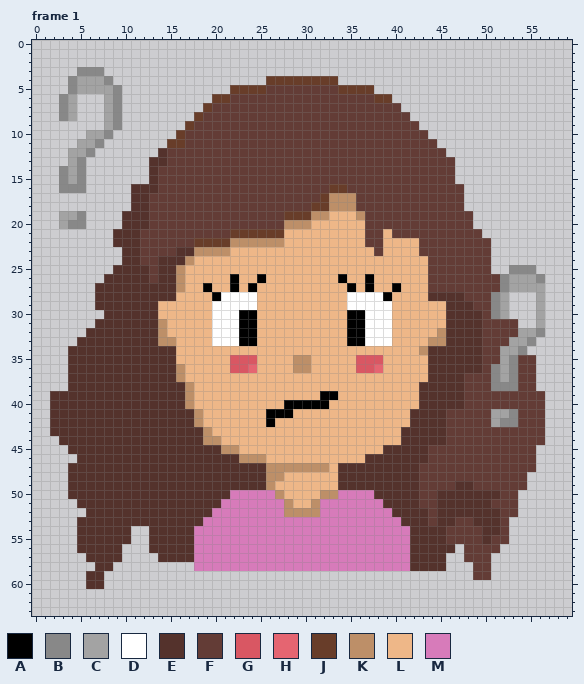
Edited in one commit: pixel-art file (Assets/NeutralWife.aseprite). The picture above was drawn from the file before the commit.
60x64 pixels, 3 frames. Shown: frame 1. The commit also changed other frames, which this record leaves out.
Palette (. is transparent): A #000000  B #888888  C #a3a3a3  D #ffffff  E #54322c  F #633c36  G #d95763  H #e56571  J #683d29  K #bd8f68  L #eeb788  M #d77bba
Once edited:
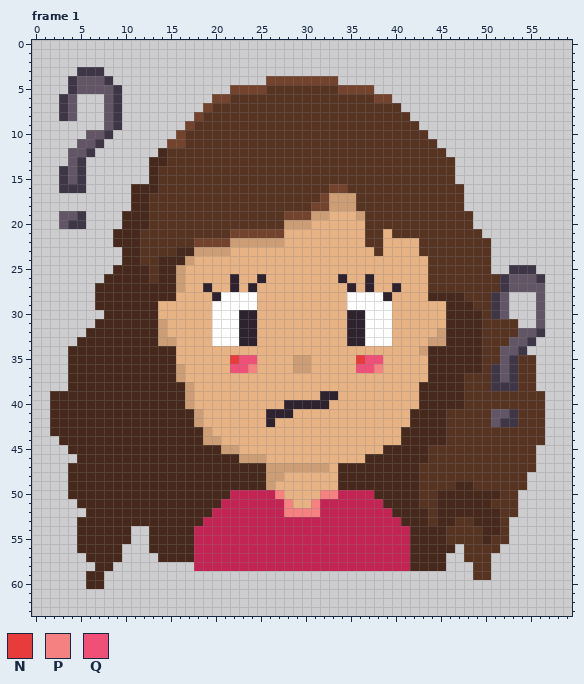
Colours new in this view: N #e83b3b  P #f68181  Q #f04f78
Difference:
colour A: #000000 -> #2e222f
colour B: #888888 -> #3e3546
colour C: #a3a3a3 -> #625565
colour E: #54322c -> #46291c
colour F: #633c36 -> #573322
colour J: #683d29 -> #73432d
colour K: #bd8f68 -> #cd9e75
colour L: #eeb788 -> #e7b284
colour M: #d77bba -> #c32454
Changed rows in their new state; - is a pixel that keeps its letter.
Frame 1:
first column x 22:
35 NQQ-----------NQQ
36 QQP-----------QQP
first column x 27:
50 P----PP
51 -P--P--
52 -PPPP--
